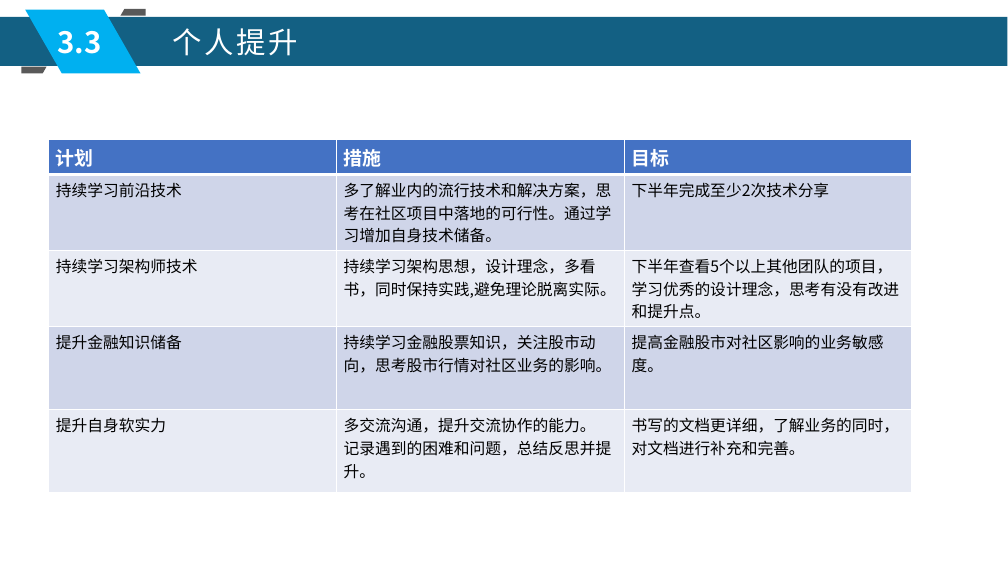
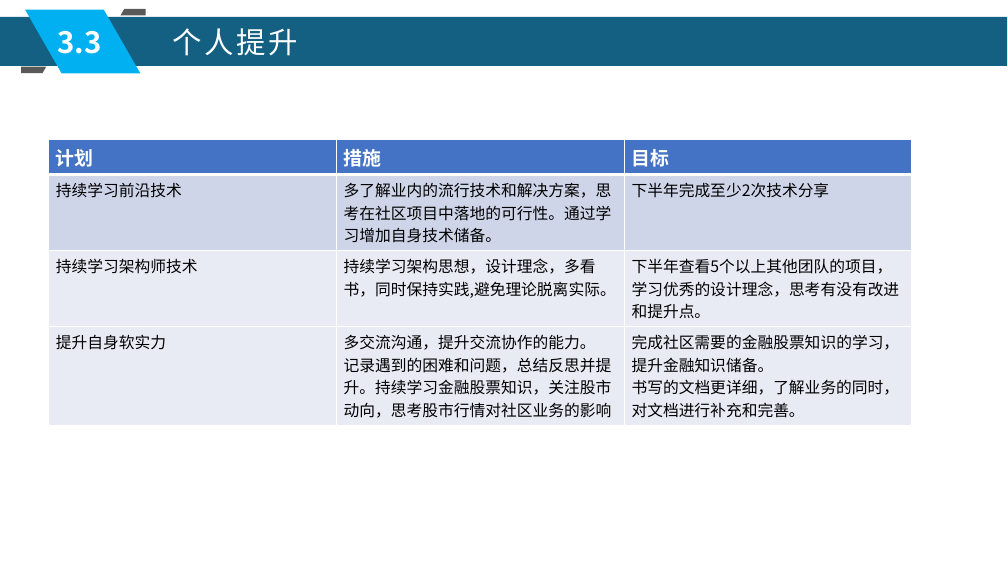
Before and after one commit to xljnc/husky-starter, a slide deck: slide 16 of doc/zzdb.pptx (slide 15 before the commit). Drawn at 1008x567 pixels with LibreOffice and Linux fonts; fonts in the diff are those of the drawing. Boxes give left, top, right and bottom in pixels: in the first picture for what was removed or moved away, otherwise in the second. Text is boxed around its words. In the diff, an @@ line names an element or a change of style, - is before the commit and + after.

Commit message:
文档 by qiyu 2022-06-20

```diff
--- a/doc/zzdb.pptx
+++ b/doc/zzdb.pptx
@@ table at (x1=48, y1=139, x2=913, y2=422) @@
-row 4: 提升金融知识储备 | 持续学习金融股票知识，关注股市动向，思考股市行情对社区业务的影响。 | 提高金融股市对社区影响的业务敏感度。
-row 5: 提升自身软实力 | 多交流沟通，提升交流协作的能力。 / 记录遇到的困难和问题，总结反思并提升。 | 书写的文档更详细，了解业务的同时，对文档进行补充和完善。
+row 4: 提升自身软实力 | 多交流沟通，提升交流协作的能力。 / 记录遇到的困难和问题，总结反思并提升。持续学习金融股票知识，关注股市动向，思考股市行情对社区业务的影响 | 完成社区需要的金融股票知识的学习，提升金融知识储备。 / 书写的文档更详细，了解业务的同时，对文档进行补充和完善。
```
Also in this commit, not shown: 14 other slides changed, 1 slide added.
